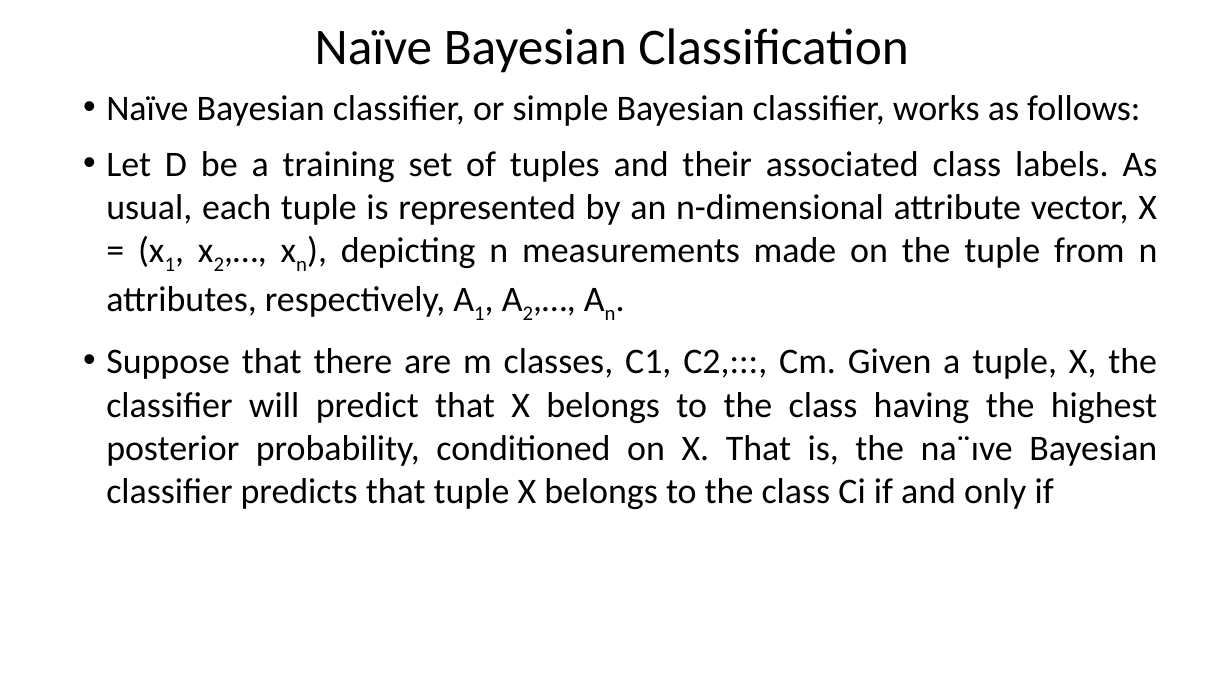
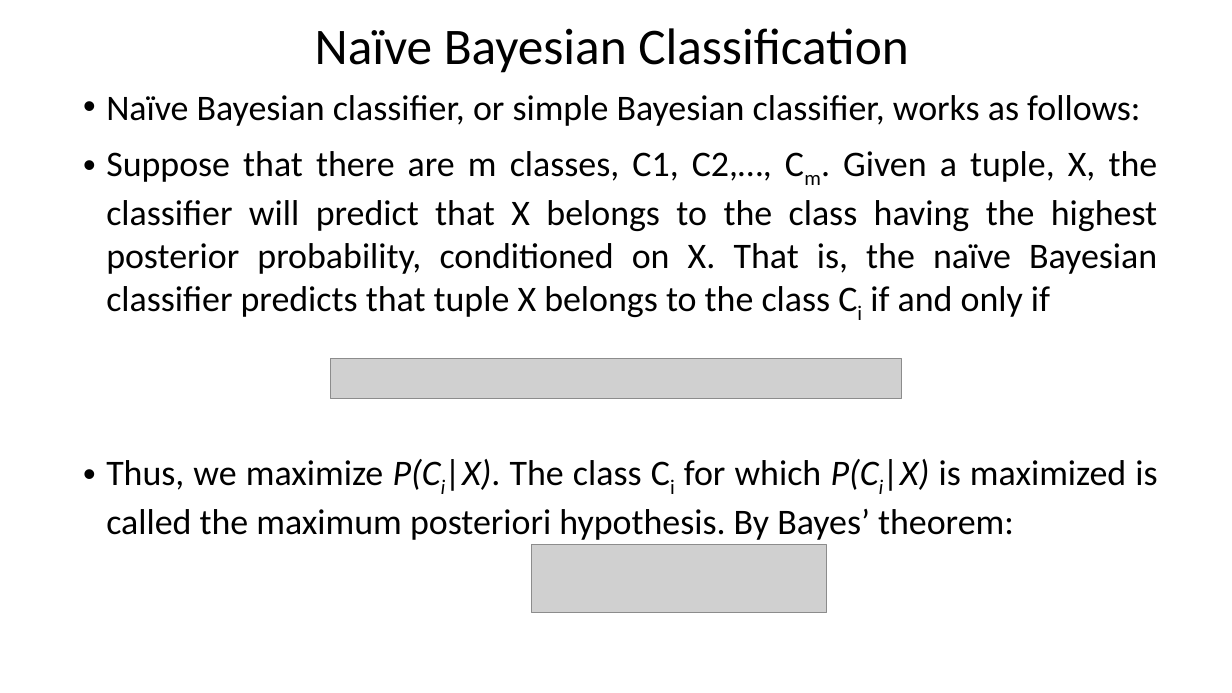
Before and after one commit to Gaurav-88074/MCA, a slide deck: slide 38 of SEM1/DATA MINING/4. Classification.pptx (slide 39 before the commit). Drawn at 1232x693 pixels with LibreOffice and Linux fonts; fonts in the diff are those of the drawing; grey boxes stand for pictures. Boxes give left, top, right and bottom in pixels: in the first picture for what was removed or moved away, otherwise in the second. Text is boxed around its words. In the diff, an @@ line names an element or a change of style, - is before the commit and + after.

```diff
--- a/SEM1/DATA MINING/4. Classification.pptx
+++ b/SEM1/DATA MINING/4. Classification.pptx
@@ text at bbox=[106, 151, 1158, 540]: text changed @@
-• Let D be a training set of tuples and their associated class labels. As usual, each tuple is represented by an n-dimensional attribute vector, X = (x1, x2,…, xn), depicting n measurements made on the tuple from n attributes, respectively, A1, A2,…, An.
-• Suppose that there are m classes, C1, C2,:::, Cm. Given a tuple, X, the classifier will predict that X belongs to the class having the highest posterior probability, conditioned on X. That is, the na¨ıve Bayesian classifier predicts that tuple X belongs to the class Ci if and only if
+• Suppose that there are m classes, C1, C2,…, Cm. Given a tuple, X, the classifier will predict that X belongs to the class having the highest posterior probability, conditioned on X. That is, the naïve Bayesian classifier predicts that tuple X belongs to the class Ci if and only if
+• Thus, we maximize P(Ci|X). The class Ci for which P(Ci|X) is maximized is called the maximum posteriori hypothesis. By Bayes’ theorem:
@@ picture added at bbox=[331, 359, 902, 398] @@
@@ picture added at bbox=[531, 545, 826, 614] @@
```
Also in this commit, not shown: 6 other slides changed, 35 slides added, 1 slide removed, 18 other files.
